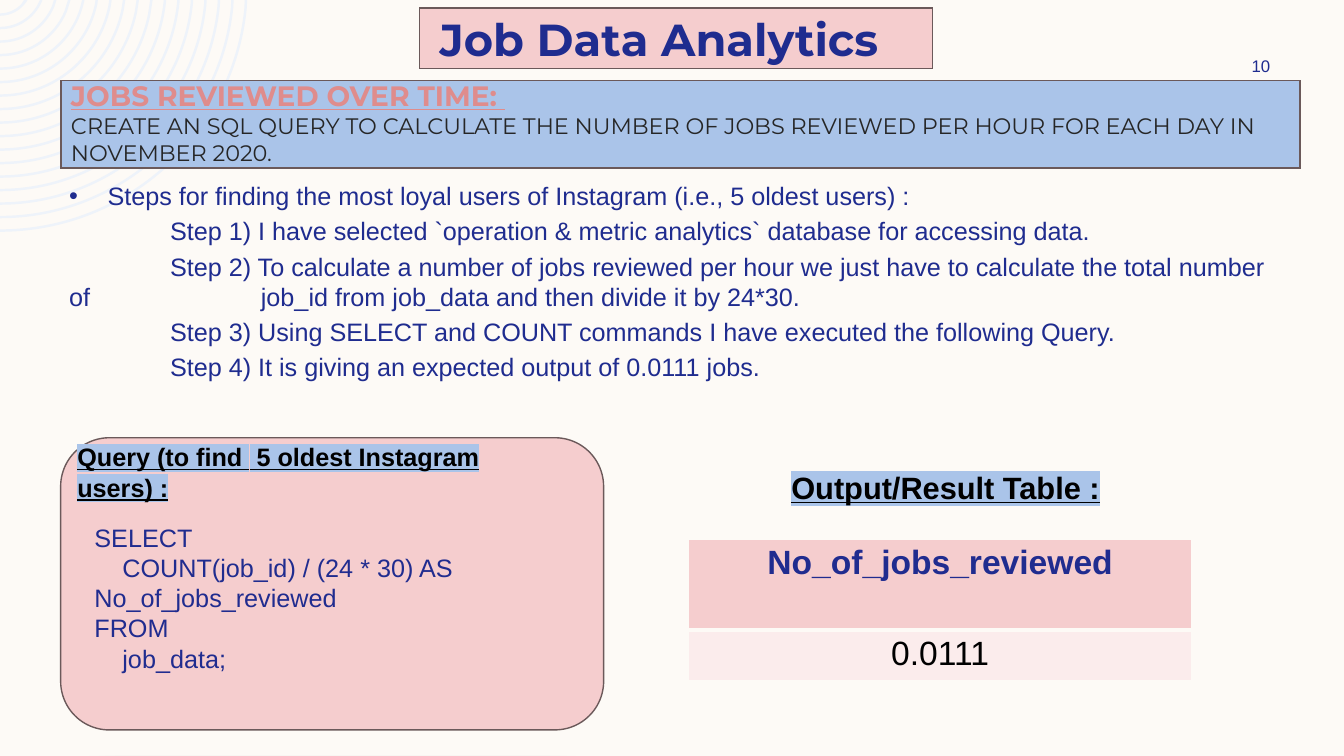
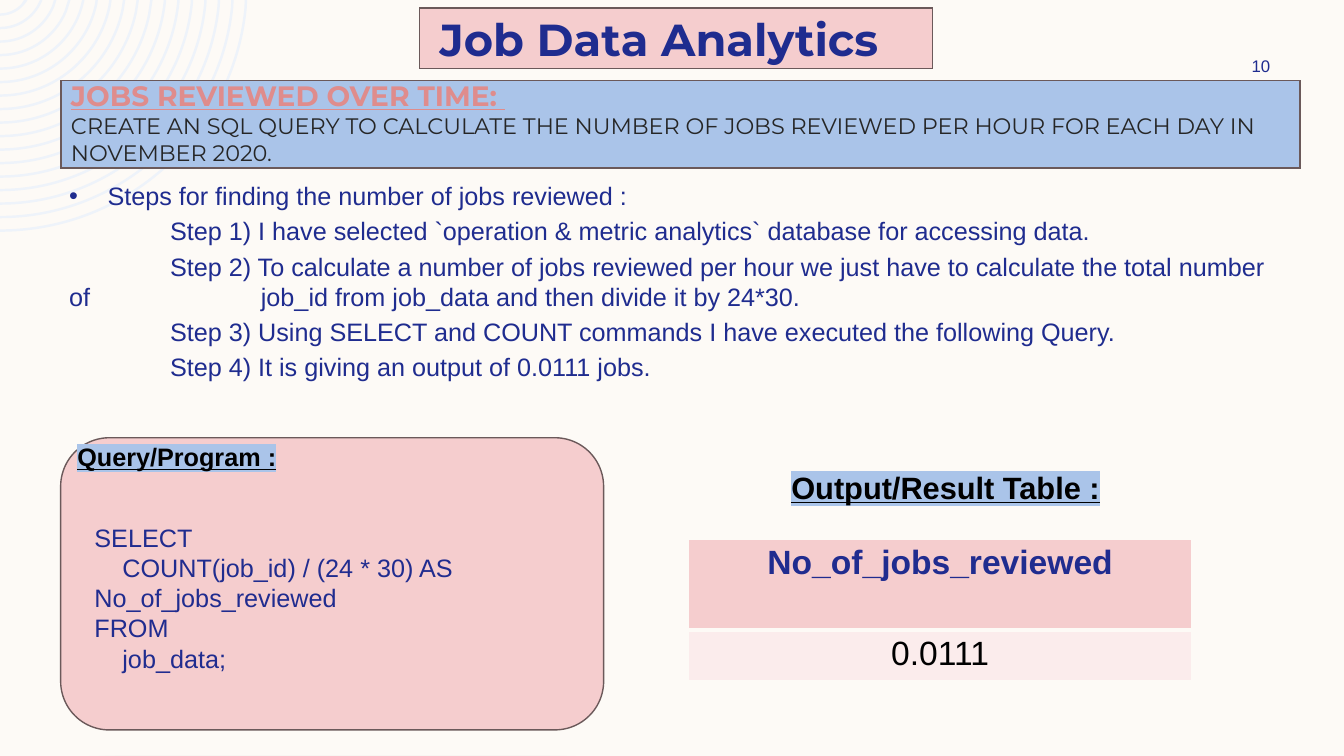
Before and after one commit to ShindeYash/Operation_and_Metric_Analytics, a slide deck: slide 10 of Report - Operation_and_Metric_Analytics.pptx. Drawn at 1344x756 pixels with LibreOffice and Linux fonts; fonts in the diff are those of the drawing. Boxes give left, top, right and bottom in pixels: in the first picture for what was removed or moved away, otherwise in the second. Text is boxed around its words. In the diff, an @@ line names an element or a change of style, - is before the commit and + after.

```diff
--- a/Report - Operation_and_Metric_Analytics.pptx
+++ b/Report - Operation_and_Metric_Analytics.pptx
@@ text at (108,186,613,211): text changed @@
-• Steps for finding the most loyal users of Instagram (i.e., 5 oldest users) :
+• Steps for finding the number of jobs reviewed :
@@ text at (170,357,650,382): text changed @@
-Step 4) It is giving an expected output of 0.0111 jobs.
+Step 4) It is giving an output of 0.0111 jobs.
@@ text at (77,447,260,472): text changed @@
-Query (to find 5 oldest Instagram users) :
+Query/Program :
```
Also in this commit, not shown: 1 other slide changed, 9 slides added, 4 other files.
